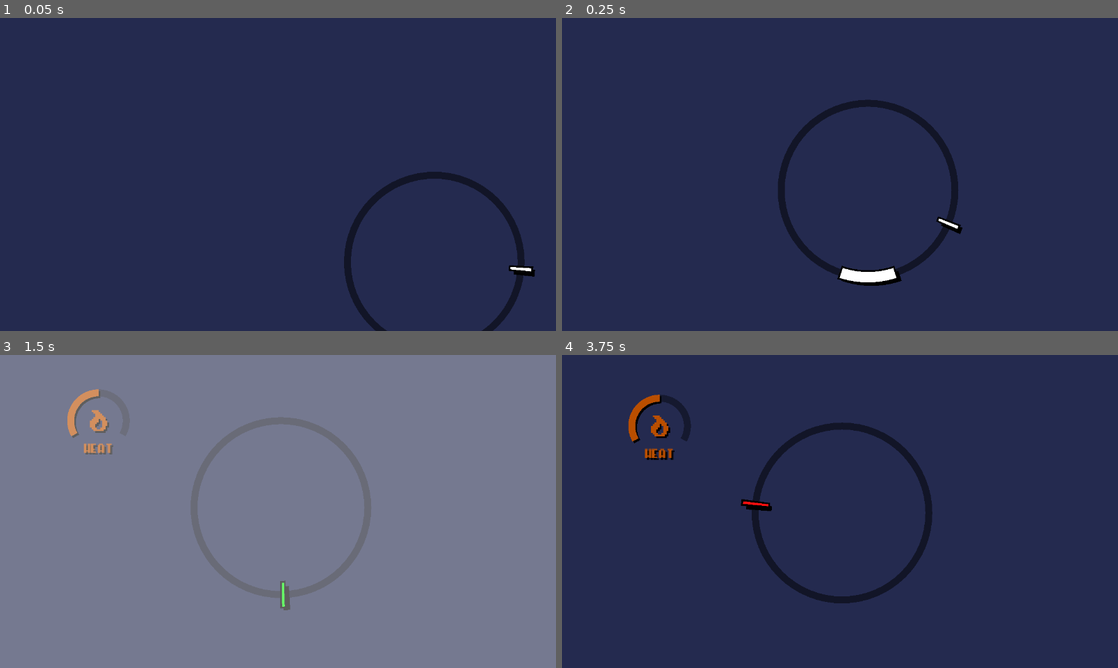
Above: before the commit, frames 1-4 (two rows, left to right).
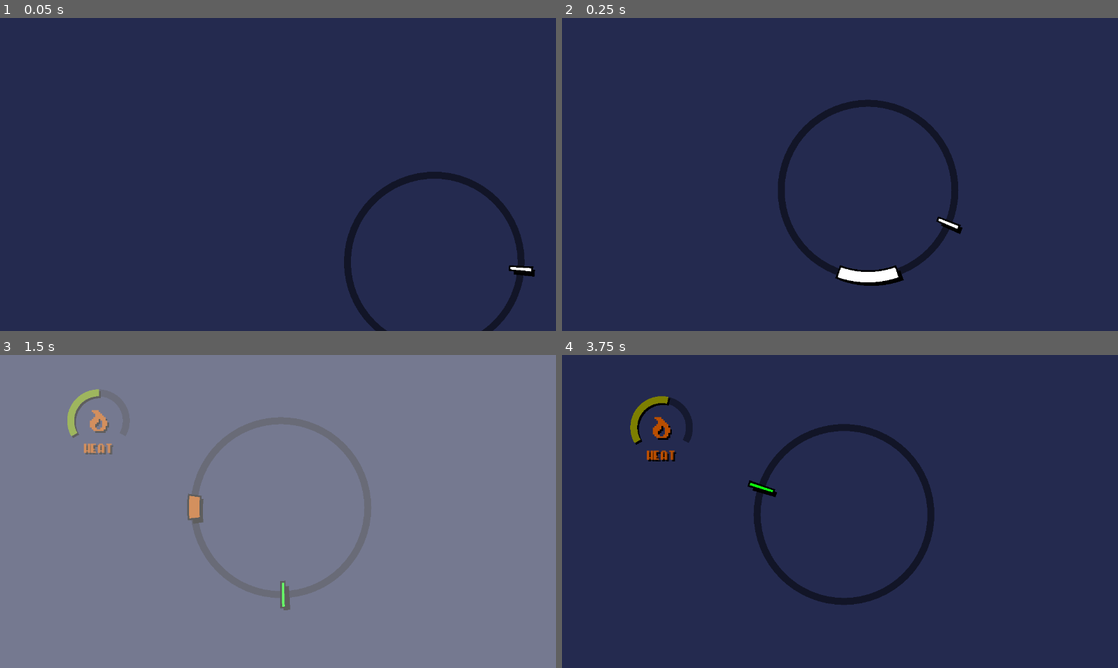
Above: after the commit, the same moments.

Repository: Ayabee527/mini-jam-214-machines
Game: Godot game, scene res://main/main.tscn
Same seed, same stepped clock (60 frames per second), same inputs: the game is played once before the commit and once after it.
Inputs:
- Up to frame 1 (0.05 s): no input
- Up to frame 2 (0.25 s): no input
- Up to frame 3 (1.5 s): tap Space (confirm) at 0.6, 1.35 s
- Up to frame 4 (3.75 s): tap Space (confirm) at 2.1, 2.85, 3.6 s

Frame 1 is identical in both runs. In frame 2, less than 0.1% of the frame differs, in the area x 49-62%, y 79-84%; in frame 3, 0.5%; in frame 4, 2.0%, in the area x 11-67%, y 12-80%.

Commit message:
heat machine done

Diff:
--- a/game_new/autoloads/GameManager.gd
+++ b/game_new/autoloads/GameManager.gd
@@ -2,6 +2,9 @@
 
 signal machine_added(machine: Machines)
 signal machine_removed(machine: Machines)
+signal machine_emptied(machine: Machines)
+signal machine_filled(machine: Machines)
+signal machine_broke(machine: Machines)
 
 enum GaugeID {
 	START_GAME,
@@ -35,11 +38,41 @@
 	Machines.RADIATION: Color(0.0, 0.882, 0.306, 1.0),
 }
 
+func _process(delta: float) -> void:
+	for data: MachineData in datas.values():
+		if data == null:
+			continue
+		if data.broken:
+			continue
+
+		data.status -= data.status_change_rate * delta
+
 func add_machine(machine: Machines) -> void:
+	if not datas.has(machine):
+		return
+
 	if datas[machine] == null:
 		var data: MachineData = MachineData.new()
+
+		match machine:
+			Machines.HEAT:
+				data.status_change_rate = -0.025
+
 		datas[machine] = data
 		machine_added.emit(machine)
+
+		data.emptied.connect(
+			func():
+				machine_emptied.emit(machine)
+		)
+		data.filled.connect(
+			func():
+				machine_filled.emit(machine)
+		)
+		data.broke.connect(
+			func():
+				machine_broke.emit(machine)
+		)
 
 func remove_machine(machine: Machines) -> void:
 	if datas[machine] != null:
--- a/game_new/dial/dial.gd
+++ b/game_new/dial/dial.gd
@@ -31,6 +31,8 @@
 	MainCam.target = self
 	state = DialState.new()
 
+	state.gauge_initialized.connect(initialize_gauge)
+
 	cursor_length = breadth + cursor_sheath
 	cursor_radius = cursor_half_width * TAU / 2.0
 
@@ -113,6 +115,14 @@
 func get_state() -> DialState:
 	return state
 
+func initialize_gauge(gauge: Gauge) -> void:
+	var tween = create_tween().set_ease(Tween.EASE_OUT).set_trans(Tween.TRANS_BACK)
+	tween.tween_property(
+		gauge, "cur_width", gauge.width, 0.5
+	).from(0)
+	await tween.finished
+	gauge.inited = true
+
 func update_cursor(delta: float) -> void:
 	if not cursor_paused:
 		if clockwise:
@@ -124,6 +134,9 @@
 func update_gauges(delta: float) -> void:
 	var expired_gauges: Array[Gauge] = []
 	for gauge: Gauge in state.gauges:
+		if not gauge.inited:
+			continue
+
 		if gauge.move_period != 0:
 			var a_speed = TAU / gauge.move_period
 			if not gauge.moves_clockwise:
--- a/game_new/dial/dial_state.gd
+++ b/game_new/dial/dial_state.gd
@@ -1,5 +1,7 @@
 class_name DialState
 extends RefCounted
+
+signal gauge_initialized(gauge: Gauge)
 
 const MAX_DIAL: float = 100.0
 
@@ -14,6 +16,10 @@
 	cursor_angle = TAU * (dial_amount / MAX_DIAL)
 
 func add_gauge(gauge: Gauge) -> void:
+	gauge.initialized.connect(
+		func():
+			gauge_initialized.emit(gauge)
+	)
 	gauge.initialize()
 	gauges.append(gauge)
 
--- a/game_new/dial/gauge.gd
+++ b/game_new/dial/gauge.gd
@@ -1,5 +1,7 @@
 class_name Gauge
 extends RefCounted
+
+signal initialized()
 
 var id: GameManager.GaugeID = GameManager.GaugeID.START_GAME
 var icon: Texture2D
@@ -16,10 +18,13 @@
 var cur_width: float = 0.0
 var cur_angle: float = 0.0
 
+var inited: bool = false
+
 func initialize() -> void:
 	cur_angle = start_angle
-	cur_width = width
+	#cur_width = width
 	life_left = lifetime
+	initialized.emit()
 
 func overlapping_ranges(left: float, right: float) -> bool:
 	var self_left: float = cur_angle - (cur_width * TAU / 2.0)
--- a/game_new/machines/machine_data.gd
+++ b/game_new/machines/machine_data.gd
@@ -3,9 +3,13 @@
 
 signal emptied()
 signal filled()
+signal broke()
 
-var status: float = 0.5
-var broken: bool = false
+var status_change_rate: float = 0.1
+var status: float = 0.5:
+	set = set_status
+var broken: bool = false:
+	set = set_broken
 
 func set_status(new_status: float) -> void:
 	status = clampf(new_status, 0.0, 1.0)
@@ -13,3 +17,11 @@
 		emptied.emit()
 	if status == 1.0:
 		filled.emit()
+
+func set_broken(new_broken: bool) -> void:
+	if broken == new_broken:
+		return
+
+	broken = new_broken
+	if broken:
+		broke.emit()
--- a/game_new/machines/machine_dial/machine_dial.gd
+++ b/game_new/machines/machine_dial/machine_dial.gd
@@ -1,10 +1,11 @@
 class_name MachineDial
 extends Node2D
 
-const MAX_SHAKE_AMOUNT: float = 8.0
+const MAX_SHAKE_AMOUNT: float = 6.0
 
 @export var machine_name: String = ""
 @export var machine_id: GameManager.Machines = GameManager.Machines.HEAT
+@export var status_gradient: Gradient
 @export var radius: float = 16.0
 @export var breadth: float = 4.0
 @export var shadow_offset: Vector2 = Vector2.ONE * 1.0
@@ -30,12 +31,29 @@
 		func(machine: GameManager.Machines):
 			if machine == machine_id:
 				machine_data = GameManager.get_machine_data(machine)
+				machine_data.broke.connect(
+					func():
+						var t1 = create_tween().set_ease(Tween.EASE_IN_OUT).set_trans(Tween.TRANS_CIRC)
+						t1.tween_property(
+							self, "shake_amount", MAX_SHAKE_AMOUNT * 0.15, 1.0
+						)
+						var t2 = create_tween().set_ease(Tween.EASE_IN_OUT).set_trans(Tween.TRANS_CUBIC)
+						t2.set_loops()
+						t2.tween_property(
+							machine_data, "status", 0.0, 1.5
+						)
+						t2.tween_property(
+							machine_data, "status", 1.0, 1.5
+						)
+				)
 	)
 	GameManager.machine_removed.connect(
 		func(machine: GameManager.Machines):
 			if machine == machine_id:
+				shake_amount = 0.0
 				machine_data = null
 	)
+
 
 	shake_timer.start()
 
@@ -60,18 +78,27 @@
 			deg_to_rad(start_angle + progress + angle_offset),
 			64, Color.BLACK, breadth
 		)
+		var col: Color = color
+		if status_gradient:
+			col = status_gradient.sample(machine_data.status)
+		if machine_data.broken:
+			col = Color.DIM_GRAY
 		draw_arc(
 			Vector2.ZERO, radius, deg_to_rad(start_angle + angle_offset),
 			deg_to_rad(start_angle + progress + angle_offset),
-			64, color, breadth
+			64, col,
+			breadth
 		)
 
 	if icon:
 		draw_texture(
 			icon, center_icon(shadow_offset, icon), Color.BLACK
 		)
+		var col: Color = color
+		if machine_data.broken:
+			col = Color.DIM_GRAY
 		draw_texture(
-			icon, center_icon(Vector2.ZERO, icon), color
+			icon, center_icon(Vector2.ZERO, icon), col
 		)
 
 	if font:
@@ -80,10 +107,13 @@
 			machine_name, HORIZONTAL_ALIGNMENT_CENTER, -1,
 			font_size, Color.BLACK
 		)
+		var col: Color = color
+		if machine_data.broken:
+			col = Color.DIM_GRAY
 		draw_string(
 			font, center_string(font_offset, machine_name, font),
 			machine_name, HORIZONTAL_ALIGNMENT_CENTER, -1,
-			font_size, color
+			font_size, col
 		)
 
 func center_icon(pos: Vector2, c_icon: Texture2D) -> Vector2:
@@ -93,19 +123,17 @@
 	return pos - (c_font.get_string_size(string, HORIZONTAL_ALIGNMENT_CENTER, -1, font_size) / 2.0)
 
 func reshake() -> void:
-	shake_amount = 0.0
 	var power: int = 2
 	if machine_data:
-		shake_amount = pow(2, 2 * power) * MAX_SHAKE_AMOUNT * pow(machine_data.status - 0.5, 2 * power)
+		if not machine_data.broken:
+			shake_amount = pow(2, 2 * power) * MAX_SHAKE_AMOUNT * pow(machine_data.status - 0.5, 2 * power)
 
 	shake_offset = Vector2(
 		randf_range(-shake_amount, shake_amount),
 		randf_range(-shake_amount, shake_amount)
 	)
 
-	shake_timer.start(
-		lerp(1.0, 0.1, shake_amount / MAX_SHAKE_AMOUNT)
-	)
+	shake_timer.start()
 
 func _on_shake_timer_timeout() -> void:
 	reshake()
--- a/game_new/machines/machine_dial/machine_dial.tscn
+++ b/game_new/machines/machine_dial/machine_dial.tscn
@@ -7,6 +7,7 @@
 shake_timer = NodePath("ShakeTimer")
 
 [node name="ShakeTimer" type="Timer" parent="." unique_id=705087179]
+wait_time = 0.075
 one_shot = true
 
 [connection signal="timeout" from="ShakeTimer" to="." method="_on_shake_timer_timeout"]
--- a/game_new/main/machine_handler.gd
+++ b/game_new/main/machine_handler.gd
@@ -1,5 +1,7 @@
 class_name MachineHandler
 extends Node2D
+
+var dial_state: DialState
 
 @export_group("Timers")
 @export var heat_timer: Timer
@@ -20,14 +22,60 @@
 
 func _ready() -> void:
 	GameManager.machine_added.connect(on_machine_added)
+	GameManager.machine_emptied.connect(on_machine_emptied)
+	GameManager.machine_filled.connect(on_machine_filled)
+	GameManager.machine_broke.connect(on_machine_broke)
 
 func on_machine_added(machine: GameManager.Machines) -> void:
 	timers[machine].start()
 
 	match machine:
 		GameManager.Machines.HEAT:
-			pass
+			prompt_machine(GameManager.Machines.HEAT)
+
+func on_machine_emptied(machine: GameManager.Machines) -> void:
+	match machine:
+		GameManager.Machines.HEAT:
+			GameManager.datas[machine].broken = true
+			heat_timer.stop()
+
+func on_machine_filled(machine: GameManager.Machines) -> void:
+	match machine:
+		GameManager.Machines.HEAT:
+			GameManager.datas[machine].broken = true
+			heat_timer.stop()
+
+func on_machine_broke(machine: GameManager.Machines) -> void:
+	timers[machine].stop()
+
+	match machine:
+		GameManager.Machines.HEAT:
+			for gauge: Gauge in dial_state.gauges:
+				if gauge.id == GameManager.GaugeID.TOGGLE_HEAT:
+					gauge.lifetime = 0.25
+					gauge.life_left = gauge.lifetime
+
+func prompt_machine(machine: GameManager.Machines) -> void:
+	match machine:
+		GameManager.Machines.HEAT:
+			var prompt = Gauge.new()
+
+			prompt.color = GameManager.colors[machine]
+			prompt.lifetime = heat_timer.wait_time * 0.75
+			prompt.start_angle = randf() * TAU
+			prompt.id = GameManager.GaugeID.TOGGLE_HEAT
+
+			dial_state.add_gauge(prompt)
 
 func _on_dial_gauge_confirmed(id: GameManager.GaugeID) -> void:
 	match id:
-		pass
+		GameManager.GaugeID.TOGGLE_HEAT:
+			GameManager.datas[GameManager.Machines.HEAT].status_change_rate *= -1
+
+
+func _on_heat_timer_timeout() -> void:
+	prompt_machine(GameManager.Machines.HEAT)
+
+
+func _on_pressure_timer_timeout() -> void:
+	prompt_machine(GameManager.Machines.PRESSURE)
--- a/game_new/main/main.gd
+++ b/game_new/main/main.gd
@@ -1,6 +1,7 @@
 extends Node2D
 
 @export var dial: Dial
+@export var machine_handler: MachineHandler
 @export var bg_color: ColorRect
 
 var dial_state: DialState
@@ -8,6 +9,8 @@
 func _ready() -> void:
 	dial_state = dial.get_state()
 	add_start_gauge()
+
+	machine_handler.dial_state = dial_state
 
 func add_start_gauge() -> void:
 	var sg = Gauge.new()
--- a/game_new/main/main.tscn
+++ b/game_new/main/main.tscn
@@ -13,9 +13,14 @@
 [ext_resource type="Texture2D" uid="uid://qyc310pccmln" path="res://assets/textures/signal.png" id="11_bsumw"]
 [ext_resource type="Texture2D" uid="uid://coolrvbyvtgbb" path="res://assets/textures/radiation.png" id="12_fwcvl"]
 
-[node name="Main" type="Node2D" unique_id=1775691758 node_paths=PackedStringArray("dial", "bg_color")]
+[sub_resource type="Gradient" id="Gradient_fx04y"]
+offsets = PackedFloat32Array(0, 0.24637681, 0.4830918, 0.74396133, 1)
+colors = PackedColorArray(0, 1, 1, 1, 0.1899359, 0.8613992, 0.55701137, 1, 0.36122355, 0.57002586, 1.92523e-07, 1, 0.84146434, 0.29566562, 0, 1, 1, 0, 0, 1)
+
+[node name="Main" type="Node2D" unique_id=1775691758 node_paths=PackedStringArray("dial", "machine_handler", "bg_color")]
 script = ExtResource("1_pjrb6")
 dial = NodePath("Dial")
+machine_handler = NodePath("MachineHandler")
 bg_color = NodePath("BG/BGColor")
 
 [node name="BG" type="CanvasLayer" parent="." unique_id=996893275]
@@ -68,6 +73,7 @@
 radiation_timer = NodePath("RadiationTimer")
 
 [node name="HeatTimer" type="Timer" parent="MachineHandler" unique_id=482856802]
+wait_time = 6.0
 
 [node name="PressureTimer" type="Timer" parent="MachineHandler" unique_id=881570694]
 
@@ -84,6 +90,7 @@
 [node name="HeatDial" parent="MiniDials" unique_id=1317172179 instance=ExtResource("5_3wy1v")]
 position = Vector2(55, 40)
 machine_name = "HEAT"
+status_gradient = SubResource("Gradient_fx04y")
 color = Color(0.726208, 0.304893, 9.62615e-08, 1)
 font_size = 12
 icon = ExtResource("6_4dugh")
@@ -137,3 +144,5 @@
 [connection signal="cursor_missed" from="Dial" to="." method="_on_dial_cursor_missed"]
 [connection signal="gauge_confirmed" from="Dial" to="." method="_on_dial_gauge_confirmed"]
 [connection signal="gauge_confirmed" from="Dial" to="MachineHandler" method="_on_dial_gauge_confirmed"]
+[connection signal="timeout" from="MachineHandler/HeatTimer" to="MachineHandler" method="_on_heat_timer_timeout"]
+[connection signal="timeout" from="MachineHandler/PressureTimer" to="MachineHandler" method="_on_pressure_timer_timeout"]
